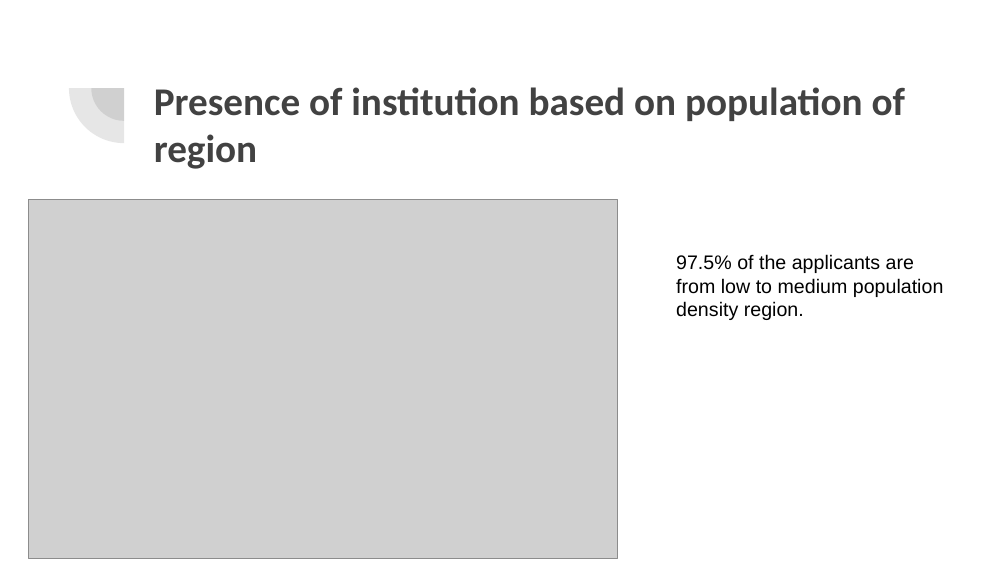
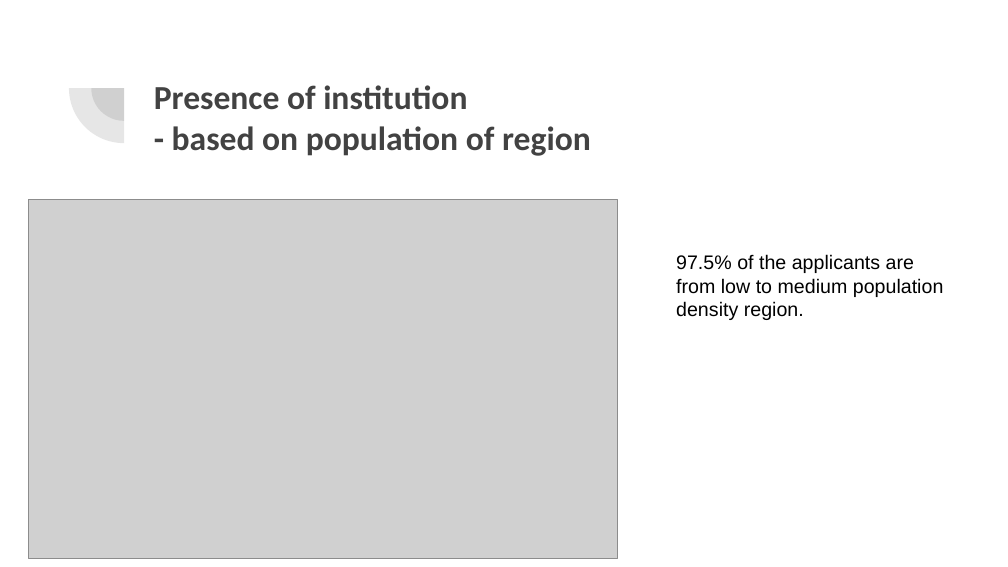
Before and after one commit to acamit/DataScience, a slide deck: slide 4 of Exploratory Data Analysis/Case Study/EDA Case Study -Bank Loan.pptx. Drawn at 1008x567 pixels with LibreOffice and Linux fonts; fonts in the diff are those of the drawing; grey boxes stand for pictures. Boxes give left, top, right and bottom in pixels: in the first picture for what was removed or moved away, otherwise in the second. Text is boxed around its words. In the diff, an @@ line names an element or a change of style, - is before the commit and + after.

Commit message:
update ppt

```diff
--- a/Exploratory Data Analysis/Case Study/EDA Case Study -Bank Loan.pptx
+++ b/Exploratory Data Analysis/Case Study/EDA Case Study -Bank Loan.pptx
@@ title at bbox=[154, 85, 591, 156]: text changed; size 28 to 24 pt @@
-Presence of institution based on population of region
+Presence of institution
+- based on population of region
```
Also in this commit, not shown: 12 other slides changed, 2 slides added, 1 other file.
